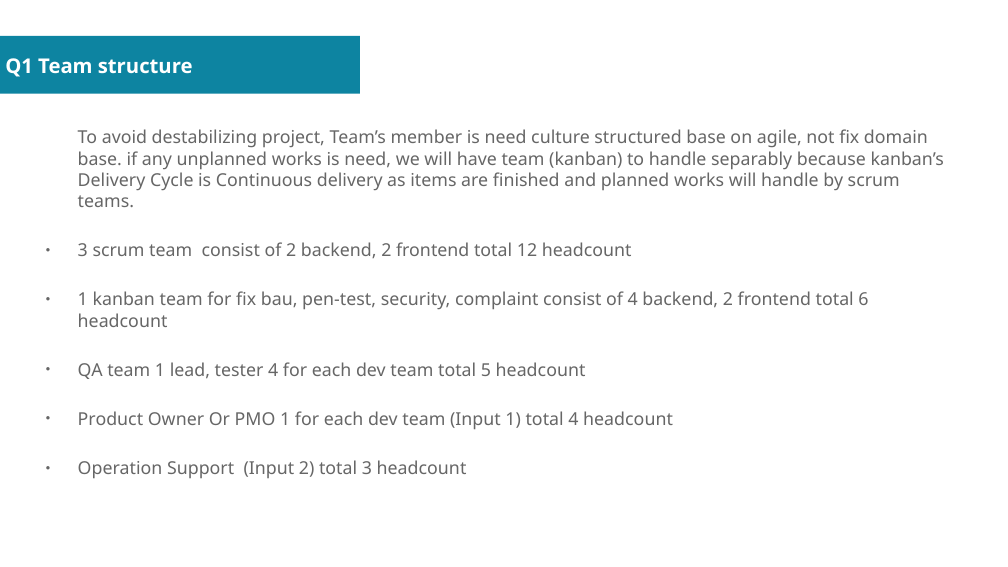
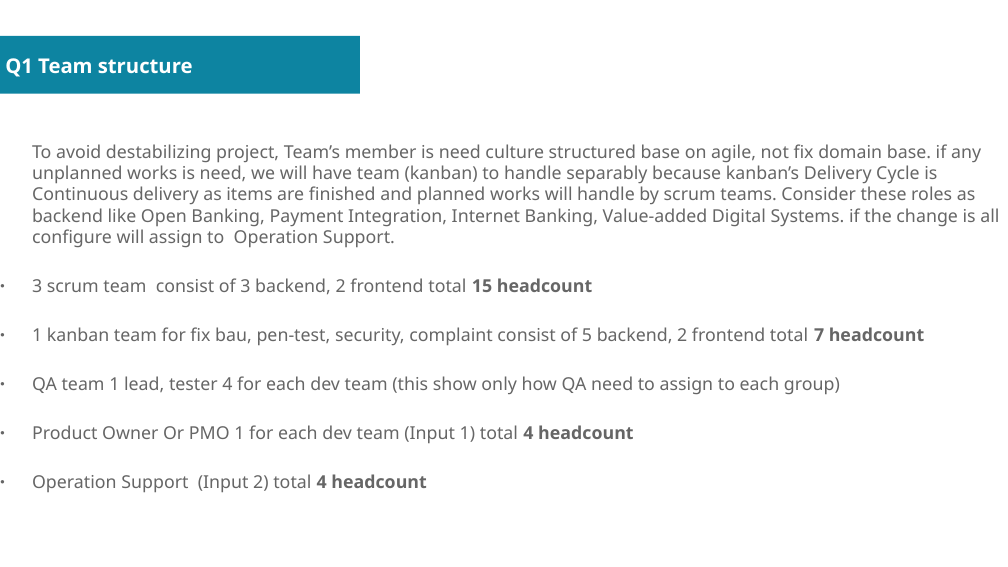
Before and after one commit to sovannotychea/ori-test, a slide deck: slide 2 of docs/01.odp. Drawn at 1008x567 pixels with LibreOffice and Linux fonts; fonts in the diff are those of the drawing. Boxes give left, top, right and bottom in pixels: in the first picture for what was removed or moved away, otherwise in the second. Text is boxed around its words. In the diff, an @@ line names an element or a change of style, - is before the commit and + after.

```diff
--- a/docs/01.odp
+++ b/docs/01.odp
@@ text "To avoid destabilizing project, Team’s ...": place and size @@
-text "To avoid destabilizing project, Team’s ..." at bbox=[78, 129, 944, 430]
+text "To avoid destabilizing project, Team’s ..." at bbox=[32, 144, 999, 493]
@@ text at bbox=[32, 144, 999, 394]: text changed @@
-To avoid destabilizing project, Team’s member is need culture structured base on agile, not fix domain base. if any unplanned works is need, we will have team (kanban) to handle separably because kanban’s Delivery Cycle is Continuous delivery as items are finished and planned works will handle by scrum teams.
-● 3 scrum team consist of 2 backend, 2 frontend total 12 headcount
-● 1 kanban team for fix bau, pen-test, security, complaint consist of 4 backend, 2 frontend total 6 headcount
-● QA team 1 lead, tester 4 for each dev team total 5 headcount
+To avoid destabilizing project, Team’s member is need culture structured base on agile, not fix domain base. if any unplanned works is need, we will have team (kanban) to handle separably because kanban’s Delivery Cycle is Continuous delivery as items are finished and planned works will handle by scrum teams. Consider these roles as backend like Open Banking, Payment Integration, Internet Banking, Value-added Digital Systems. if the change is all configure will assign to Operation Support.
+● 3 scrum team consist of 3 backend, 2 frontend total 15 headcount
+● 1 kanban team for fix bau, pen-test, security, complaint consist of 5 backend, 2 frontend total 7 headcount
+● QA team 1 lead, tester 4 for each dev team (this show only how QA need to assign to each group)
@@ text at bbox=[32, 425, 633, 443]: bold on in "4 headcount" @@
@@ text at bbox=[32, 474, 426, 493]: text changed @@
-● Operation Support (Input 2) total 3 headcount
+● Operation Support (Input 2) total 4 headcount
```
Also in this commit, not shown: 5 other slides changed, 4 slides added, 3 slides removed, 5 other files.
